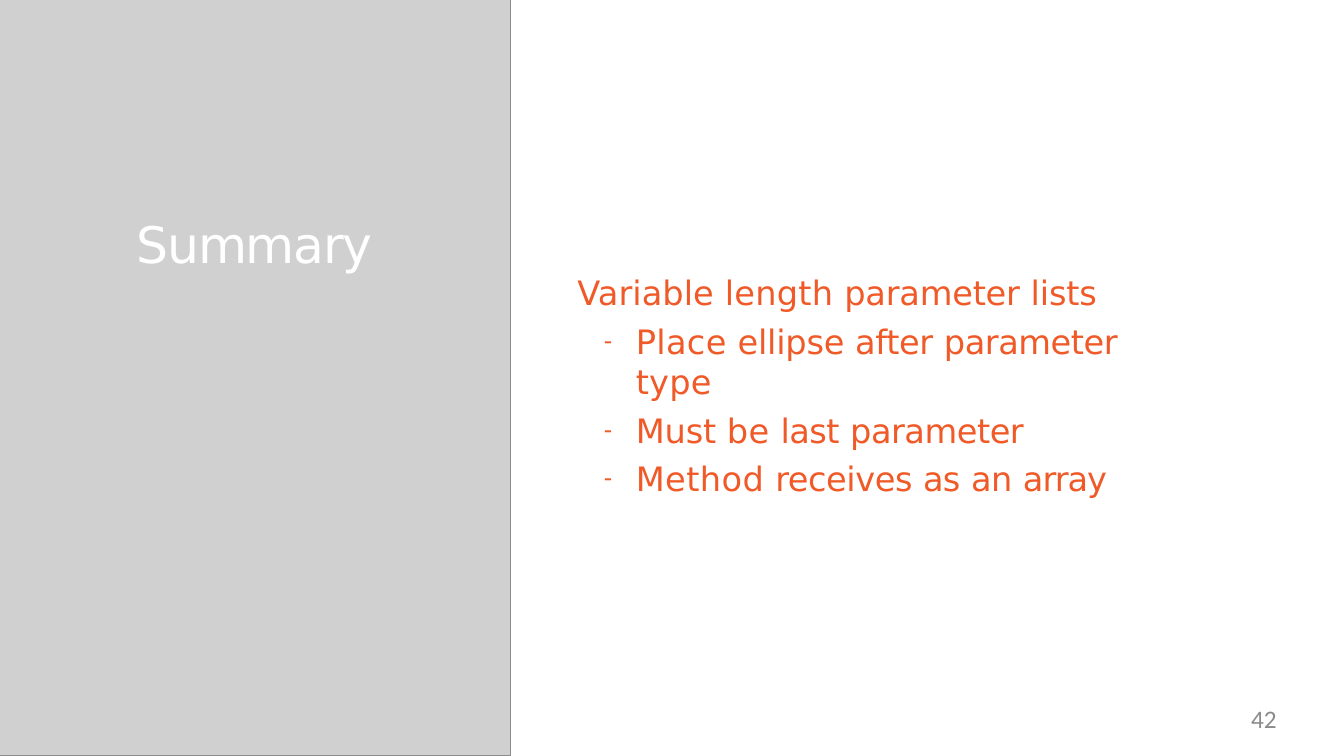
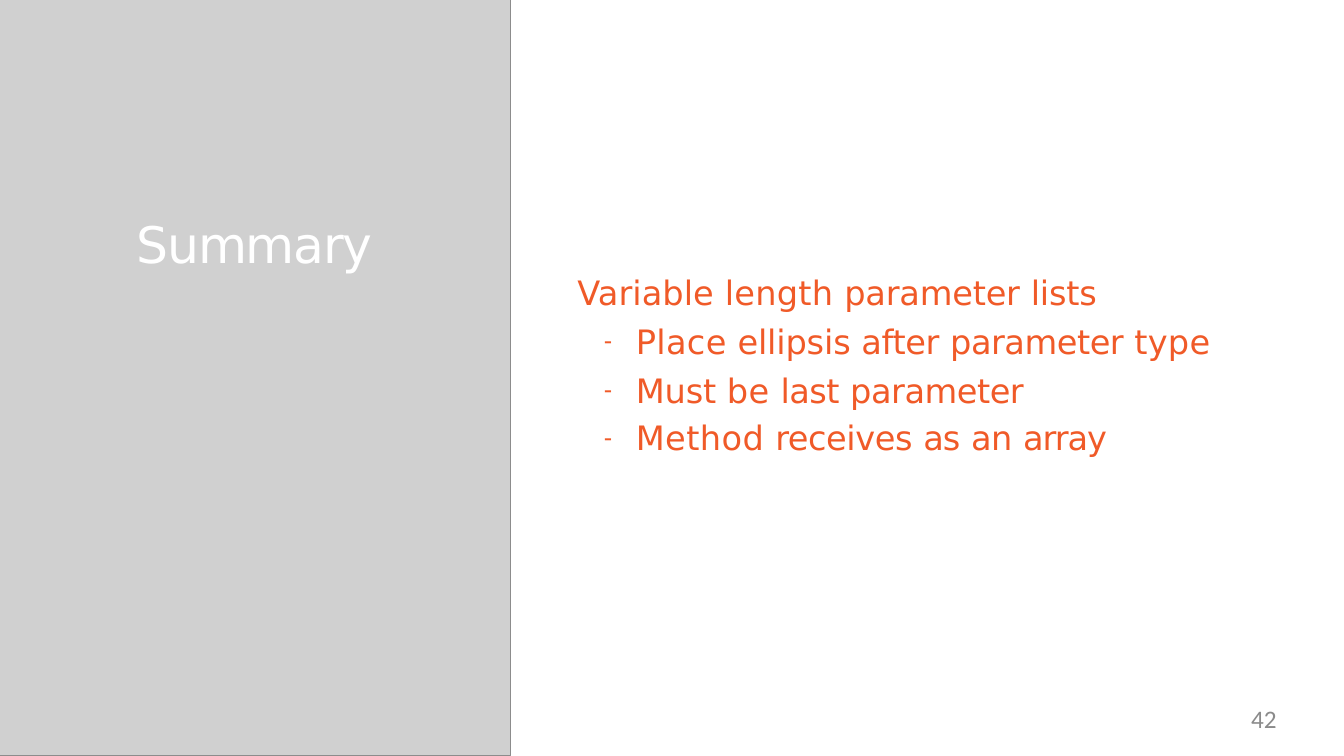
Before and after one commit to StevenJoseph19/JR-31, a slide deck: slide 42 of 1. Core Java 8/Day 3/Slides/5. A Closer Look at Methods/a-closer-look-at-methods-slides.pptx. Drawn at 1344x756 pixels with LibreOffice and Linux fonts; fonts in the diff are those of the drawing; grey boxes stand for pictures. Boxes give left, top, right and bottom in pixels: in the first picture for what was removed or moved away, otherwise in the second. Text is boxed around its words. In the diff, an @@ line names an element or a change of style, - is before the commit and + after.

```diff
--- a/1. Core Java 8/Day 3/Slides/5. A Closer Look at Methods/a-closer-look-at-methods-slides.pptx
+++ b/1. Core Java 8/Day 3/Slides/5. A Closer Look at Methods/a-closer-look-at-methods-slides.pptx
@@ text at (636, 328, 1210, 361): text changed @@
-– Place ellipse after parameter type
+– Place ellipsis after parameter type
```
Also in this commit, not shown: 5 other files.
